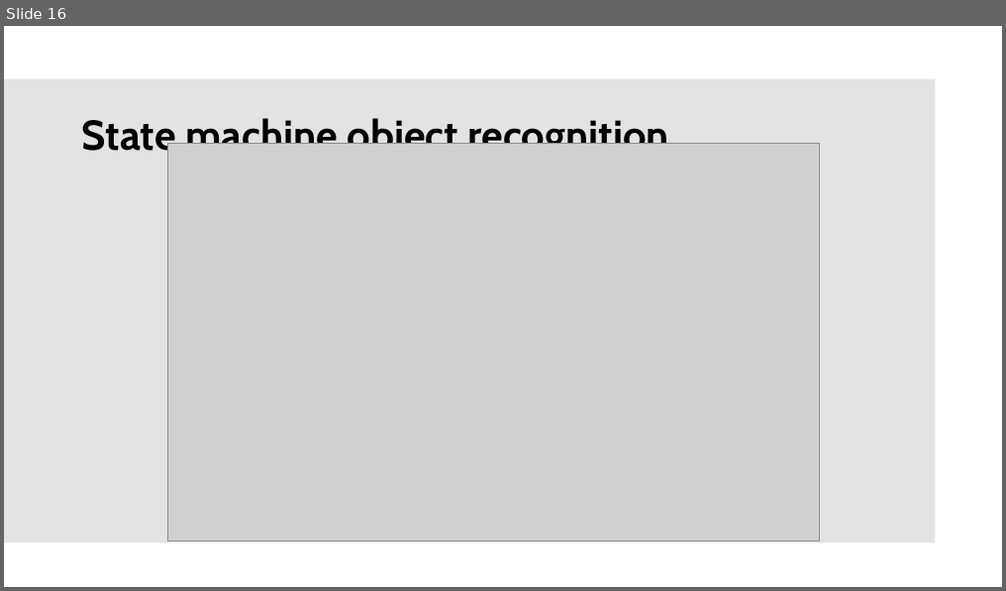
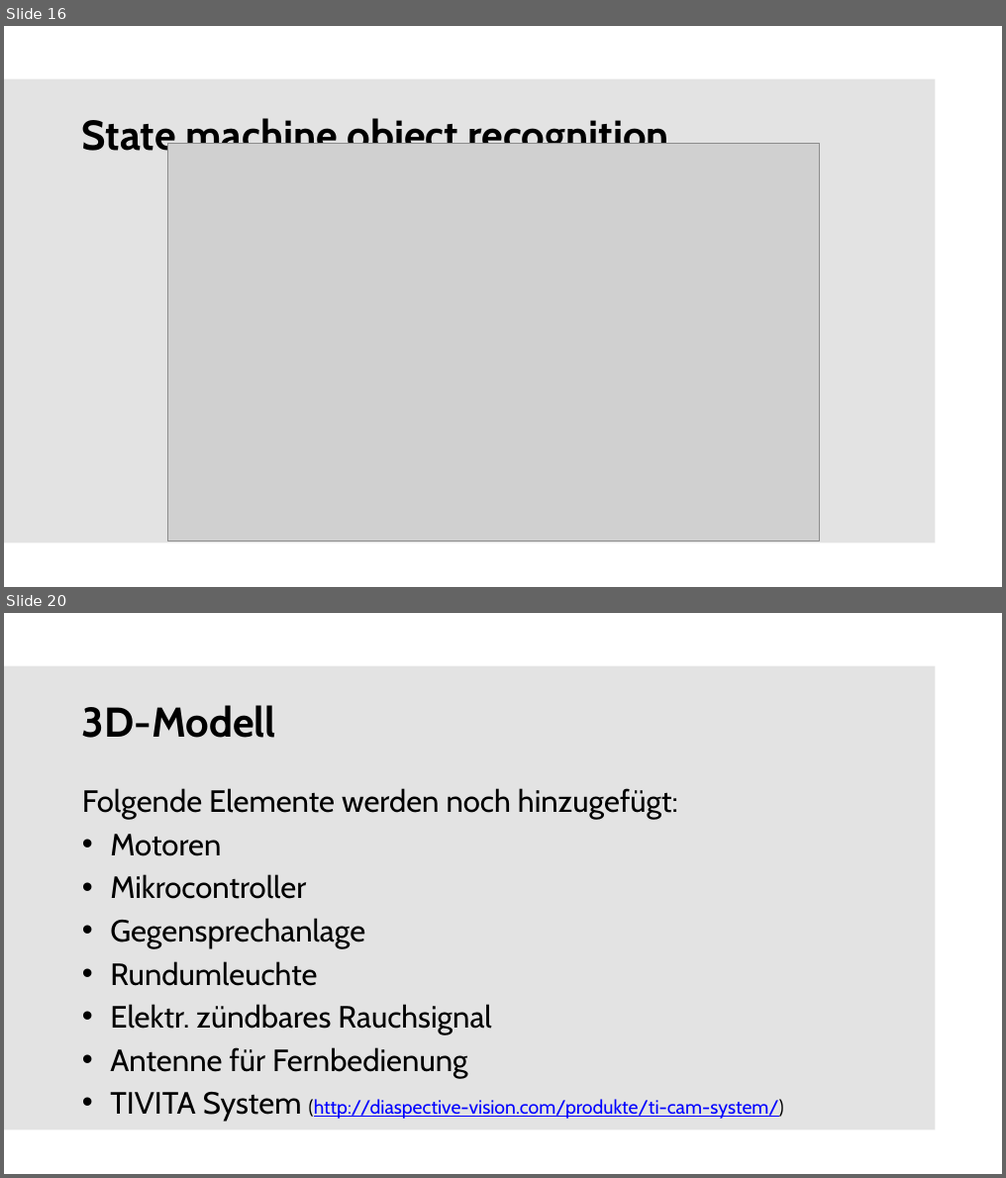
Before and after one commit to mjathe/Rescue-Bot-Gruppe1, a slide deck: Präsentation/Colloquium.pptx. Shown one above the other, each under a label of ours: slide 16 before the commit, slides 16 and 20 after it; the slides between them are not shown. The pictures are 1006x591 and 1006x1178 pixels, drawn with LibreOffice and Linux fonts; fonts in the diff are those of the drawing; grey boxes stand for pictures; background and template pictures are left out. Boxes give left, top, right and bottom in pixels: in the first picture for what was removed or moved away, otherwise in the second. Text is boxed around its words. In the diff, an @@ line names an element or a change of style, - is before the commit and + after.

```diff
--- a/Präsentation/Colloquium.pptx
+++ b/Präsentation/Colloquium.pptx
@@ slide 20 added at (4,613,1002,1174), background #FFFFFF; not listed: 1 template element that a slide beside it also shows @@
@@ title added at (82,705,276,738), 40 pt, text #000000, bold @@
+3D-Modell
@@ text added at (82,788,784,1122), 29.6 pt, text #000000 @@
+Folgende Elemente werden noch hinzugefügt:
+• Motoren
+• Mikrocontroller
+• Gegensprechanlage
+• Rundumleuchte
+• Elektr. zündbares Rauchsignal
+• Antenne für Fernbedienung
+• TIVITA System (http://diaspective-vision.com/produkte/ti-cam-system/)
```
Also in this commit, not shown: 5 slides changed, 9 other slides added, 4 slides removed.
